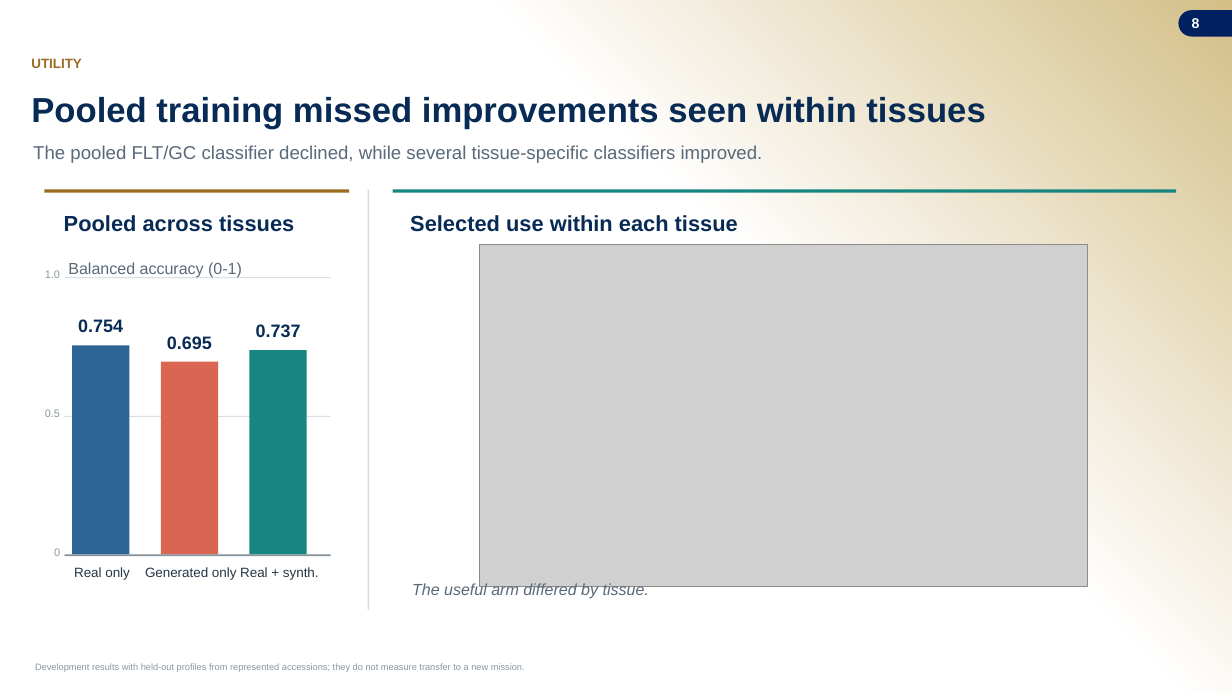
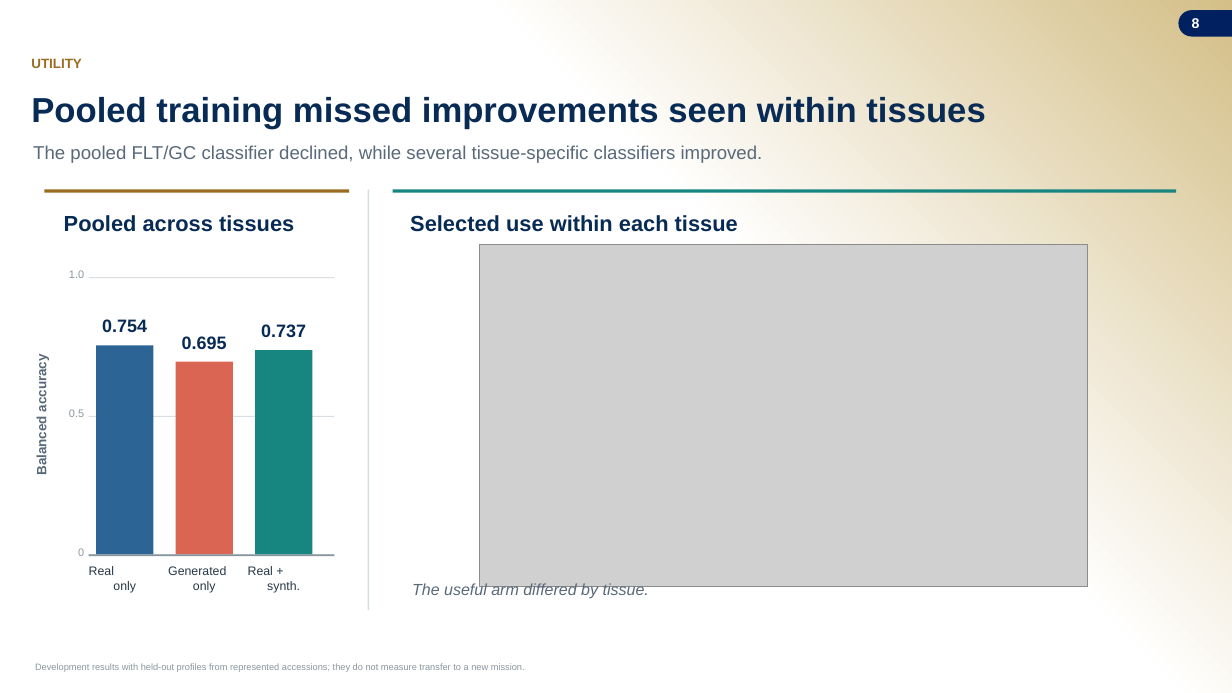
Before and after one commit to jasont314/nasa-mouse, a slide deck: slide 8 of presentation/SLSTP_2026_Generative_Transcriptomics.pptx. Drawn at 1232x693 pixels with LibreOffice and Linux fonts; fonts in the diff are those of the drawing; grey boxes stand for pictures; background and template pictures are left out. Boxes give left, top, right and bottom in pixels: in the first picture for what was removed or moved away, otherwise in the second. Text is boxed around its words. In the diff, an @@ line names an element or a change of style, - is before the commit and + after.

Commit message:
Clarify synthetic analysis workflow slides

```diff
--- a/presentation/SLSTP_2026_Generative_Transcriptomics.pptx
+++ b/presentation/SLSTP_2026_Generative_Transcriptomics.pptx
@@ rectangle: place and size @@
-rectangle at [65,277,331,278]
+rectangle at [89,277,335,278]
@@ text "0.695": place and size @@
-text "0.695" at [167,336,212,349]
+text "0.695" at [182,336,227,349]
@@ text "0.737": place and size @@
-text "0.737" at [256,324,301,338]
+text "0.737" at [261,324,306,337]
@@ text "Balanced accuracy" at [34,359,49,474]: rotation 0 to 270 degrees @@
@@ text at [34,359,49,474]: text changed; size 12.5 to 10.5 pt; bold on @@
-Balanced accuracy (0-1)
+Balanced accuracy
@@ 4 texts, 1 rectangle: place and size @@
-4 texts, 1 rectangle at [45,270,129,556]
+4 texts, 1 rectangle at [69,270,153,556]
@@ rectangle: place and size @@
-rectangle at [250,350,307,555]
+rectangle at [255,350,312,555]
@@ rectangle: place and size @@
-rectangle at [161,362,218,555]
+rectangle at [176,362,233,555]
@@ rectangle: place and size @@
-rectangle at [65,416,331,417]
+rectangle at [89,416,335,417]
@@ size 10.5 to 9.6 pt in 3 elements at [248,566,300,593], [168,566,226,593], [89,566,136,593] @@
@@ text "Real only": place and size @@
-text "Real only" at [74,567,130,580]
+text "Real only" at [89,566,136,593]
@@ rectangle: place and size @@
-rectangle at [65,555,331,556]
+rectangle at [89,555,335,556]
@@ rectangle: place and size @@
-rectangle at [65,555,331,555]
+rectangle at [89,555,335,555]
@@ text "Generated only": place and size @@
-text "Generated only" at [145,567,237,580]
+text "Generated only" at [168,566,226,593]
@@ text "Real + synth.": place and size @@
-text "Real + synth." at [240,567,319,580]
+text "Real + synth." at [248,566,300,593]
```
Also in this commit, not shown: 2 other slides changed, 3 other files.
